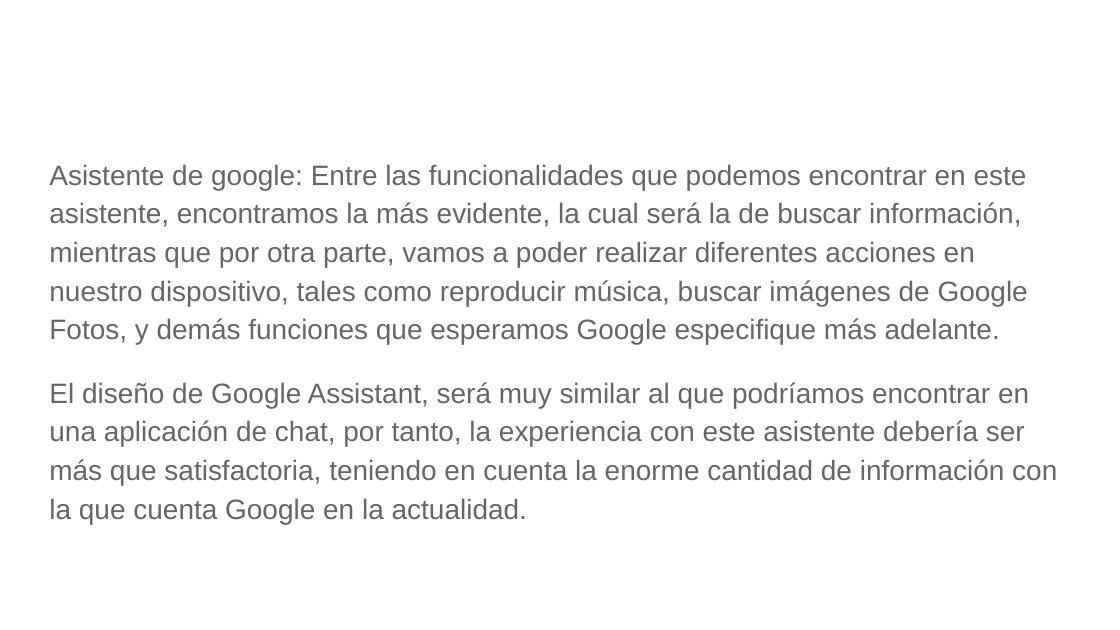
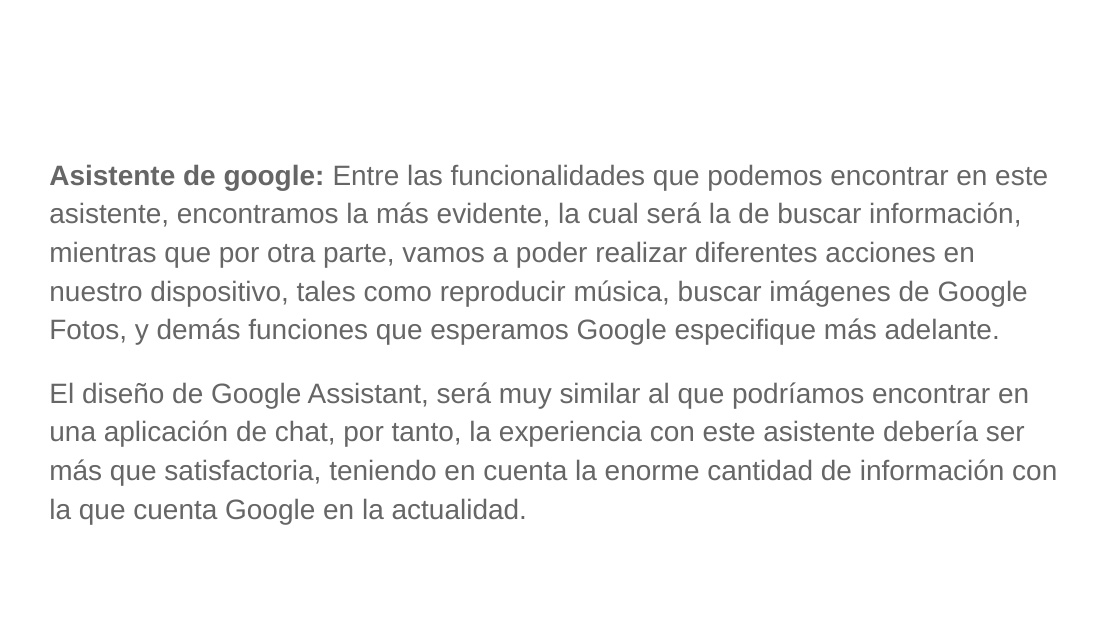
Before and after one commit to gwolf/sistop-2019-2, a slide deck: slide 21 of exposiciones/RodriguezZuriel-IbarraOmar/Inteligencia artificial en los sistemas operativos.pptx. Drawn at 1120x630 pixels with LibreOffice and Linux fonts; fonts in the diff are those of the drawing. Boxes give left, top, right and bottom in pixels: in the first picture for what was removed or moved away, otherwise in the second. Text is boxed around its words. In the diff, an @@ line names an element or a change of style, - is before the commit and + after.

```diff
--- a/exposiciones/RodriguezZuriel-IbarraOmar/Inteligencia artificial en los sistemas operativos.pptx
+++ b/exposiciones/RodriguezZuriel-IbarraOmar/Inteligencia artificial en los sistemas operativos.pptx
@@ text at (49,164,1048,345): bold on in "Asistente de google:" @@
```
Also in this commit, not shown: 9 other slides changed, 3 slides added.
